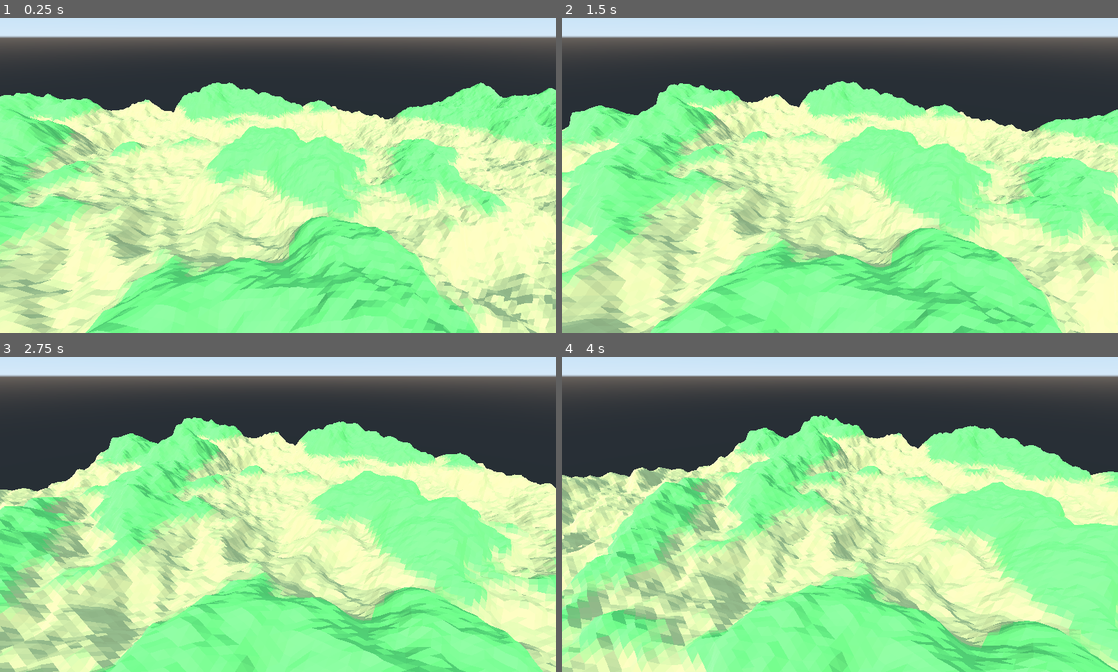
Above: before the commit, frames 1-4 (two rows, left to right).
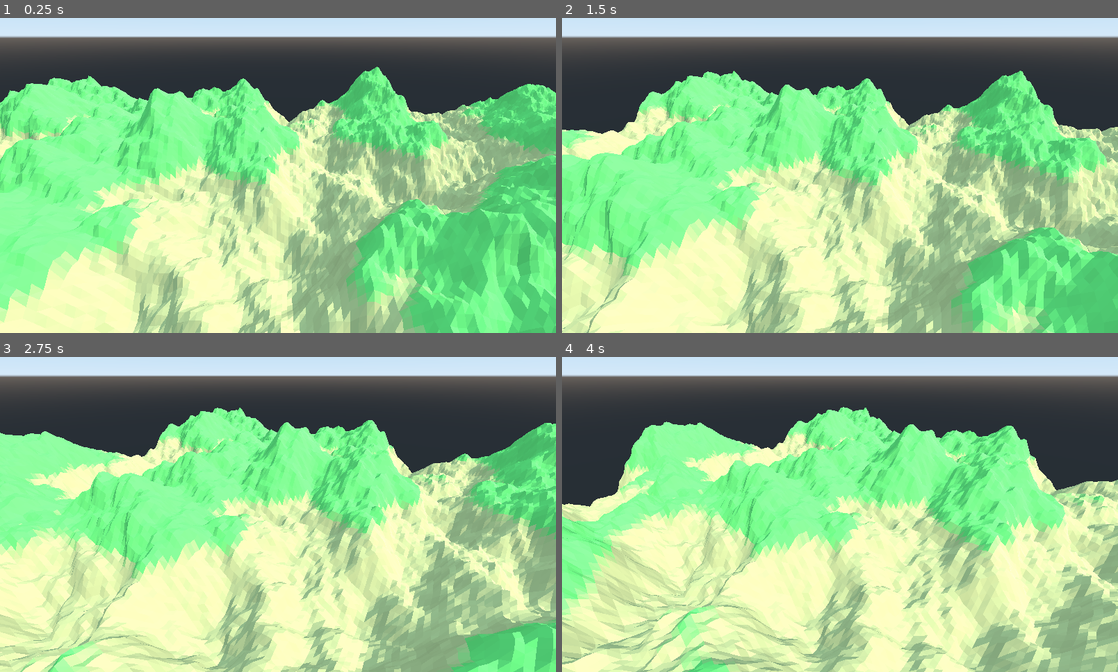
Above: after the commit, the same moments.

Repository: ScottChak/terrain-generation
Game: Godot game, scene res://World.tscn
Two runs of this game, one before a commit and one after it. Both use one fixed random seed, a clock stepped at 60 frames per second and the inputs below.
Inputs:
- Up to frame 1 (0.25 s): no input
- Up to frame 2 (1.5 s): no input
- Up to frame 3 (2.75 s): no input
- Up to frame 4 (4 s): no input

The runs differ from the first frame. In frame 1, 64% of the frame differs, in the area x 0-100%, y 15-100%; in frame 2, 60%; in frame 3, 61%; in frame 4, 59%.

Commit message:
different noise generation strategies supported

Diff:
--- a/terrain-generation/World.gd
+++ b/terrain-generation/World.gd
@@ -1,10 +1,16 @@
 extends Spatial
 
+const FlatNoiseGenerator = preload("res://scripts/noise_generators/FlatNoiseGenerator.gd")
+const OpenSimplexNoiseGenerator = preload("res://scripts/noise_generators/OpenSimplexNoiseGenerator.gd")
 const TerrainHeightGenerator = preload("res://scripts/TerrainHeightGenerator.gd")
 const WorldChunk = preload("res://scripts/nodes/WorldChunk.gd")
 
-var chunk_size = 512
-var height = 64
+enum NoiseType {Flat, OpenSimplex}
+
+export(int) var terrain_chunk_size = 512
+export(int) var terrain_base_height = 0
+export(int) var terrain_max_height = 64
+export(NoiseType) var terrain_noise_type = NoiseType.Flat
 
 func _ready():
 	add_world_chunk()
@@ -13,7 +19,22 @@
 	$Rotate.rotate_y(delta * 0.2)
 
 func add_world_chunk():
-	var terrain_height_generator = TerrainHeightGenerator.new(chunk_size, height)
+	var noise_generator
+
+	match terrain_noise_type:
+		NoiseType.OpenSimplex:
+			var open_simplex_noise_generator = OpenSimplexNoiseGenerator.new(80, 6)
+			open_simplex_noise_generator.base_height = terrain_base_height
+			open_simplex_noise_generator.max_height = terrain_max_height
+			noise_generator = open_simplex_noise_generator
+		_:
+			var flat_noise_generator = FlatNoiseGenerator.new()
+			flat_noise_generator.base_height = terrain_base_height
+			noise_generator = flat_noise_generator
+
+	var terrain_height_generator = TerrainHeightGenerator.new()
+	terrain_height_generator.chunk_size = terrain_chunk_size
+	terrain_height_generator.noise_generator = noise_generator
 
 	var world_chunk = WorldChunk.new()
 	var terrain_material = load("res://materials/terrain.material")
--- a/terrain-generation/World.tscn
+++ b/terrain-generation/World.tscn
@@ -4,9 +4,11 @@
 
 [node name="World" type="Spatial"]
 script = ExtResource( 1 )
+terrain_base_height = 4
+terrain_noise_type = 1
 
 [node name="DirectionalLight" type="DirectionalLight" parent="."]
-transform = Transform( 1, 0, 0, 0, 0.866025, 0.5, 0, -0.5, 0.866025, 64, 32, 0 )
+transform = Transform( -4.37114e-08, -0.5, 0.866025, 0, 0.866025, 0.5, -1, 2.18557e-08, -3.78552e-08, 64, 32, 0 )
 
 [node name="Rotate" type="Spatial" parent="."]
 
--- a/terrain-generation/scripts/TerrainHeightGenerator.gd
+++ b/terrain-generation/scripts/TerrainHeightGenerator.gd
@@ -1,17 +1,9 @@
 extends Object
 
 var chunk_size
-var height
-
-func _init(chunk_size, height):
-	self.chunk_size = chunk_size
-	self.height = height
+var noise_generator
 
 func get_mesh():
-	var noise = OpenSimplexNoise.new()
-	noise.period = 80
-	noise.octaves = 6
-
 	var plane_mesh = PlaneMesh.new()
 	plane_mesh.size = Vector2(chunk_size, chunk_size)
 	plane_mesh.subdivide_depth = chunk_size * 0.5
@@ -27,7 +19,11 @@
 
 	for i in range(mesh_data_tool.get_vertex_count()):
 		var vertex = mesh_data_tool.get_vertex(i)
-		vertex.y = noise.get_noise_3d(vertex.x, vertex.y, vertex.z) * height
+
+		if(noise_generator.has_method("get_noise")):
+			vertex.y = noise_generator.get_noise(vertex.x, vertex.z)
+		else:
+			vertex.y = 0
 
 		mesh_data_tool.set_vertex(i, vertex)
 
--- /dev/null
+++ b/terrain-generation/scripts/noise_generators/FlatNoiseGenerator.gd
@@ -0,0 +1,6 @@
+extends Object
+
+var base_height
+
+func get_noise(x, z):
+	return base_height
--- /dev/null
+++ b/terrain-generation/scripts/noise_generators/OpenSimplexNoiseGenerator.gd
@@ -0,0 +1,13 @@
+extends Node
+
+var base_height
+var max_height
+var noise
+
+func _init(period, octave):
+	noise = OpenSimplexNoise.new()
+	noise.period = period
+	noise.octaves = octave
+
+func get_noise(x, z):
+	return base_height + (noise.get_noise_2d(x, z) * max_height)
